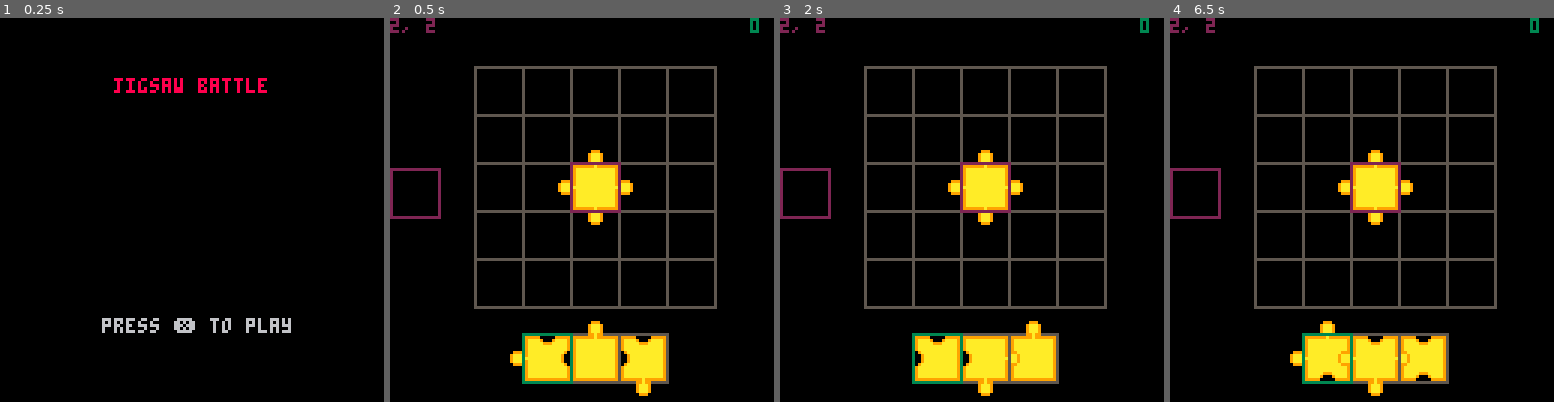
Above: before the commit, frames 1-4 (left to right).
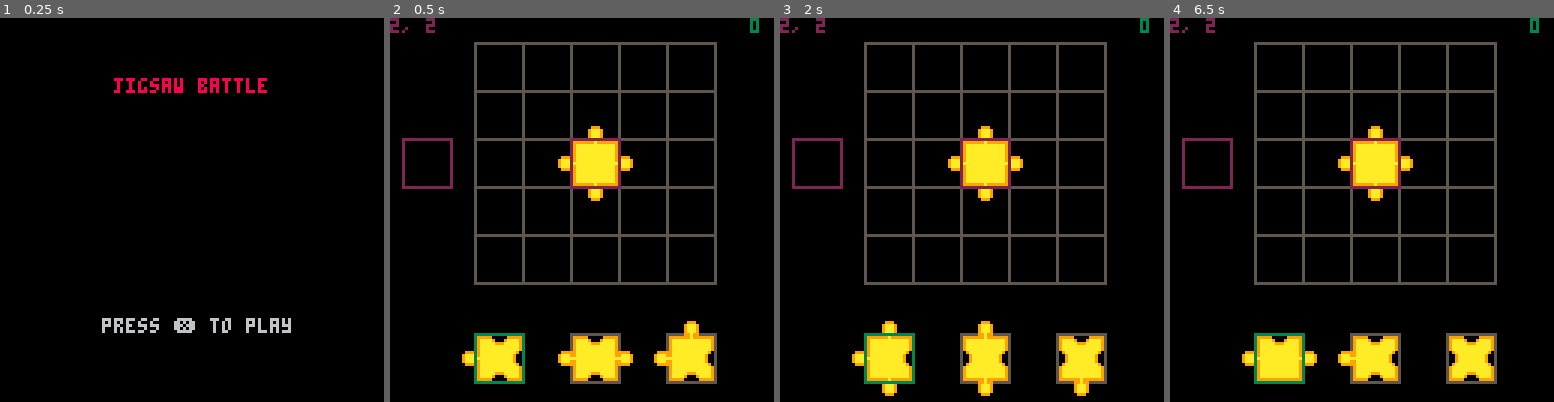
Above: after the commit, the same moments.

Repository: FelixEder/jigsaw-battle
Game: PICO-8 cartridge jigsaw-battle.p8
Same seed, same stepped clock (60 frames per second), same inputs: the game is played once before the commit and once after it.
Inputs:
- Up to frame 1 (0.25 s): no input
- Up to frame 2 (0.5 s): tap X (X key) at 0.33 s
- Up to frame 3 (2 s): tap O (Z key) at 0.7, 1.7 s; tap X (X key) at 1.07, 1.85 s; hold Right from 1.6 s (still down)
- Up to frame 4 (6.5 s): release Right at 2.1 s; tap O (Z key) every 0.4 s from 2.1 to 6.1 s; hold Up 2.15-2.42 s; hold Right 2.47-3.03 s; tap X (X key) every 1.12 s from 2.97 to 6.32 s; hold Left 3.08-3.58 s; hold Down 3.63-3.97 s; hold Right 4.02-4.68 s; hold Up 4.73-5.03 s; hold Left 5.08-5.68 s; hold Down 5.73-6.03 s; hold Right from 6.08 s (still down)

Frame 1 is identical in both runs. In frame 2, 16% of the frame differs, in the area x 0-86%, y 6-99%; in frame 3, 16%; in frame 4, 15%.

Commit message:
UI stuff

Diff:
--- a/jigsaw-battle.p8
+++ b/jigsaw-battle.p8
@@ -32,13 +32,24 @@
 -- 0 = straight
 -- 1 = knob
 function create_random_jigsaw()
-	--todo balance the randomness
 	return {
-		top = flr(rnd(3)) - 1,
-		left = flr(rnd(3)) - 1,
-		right = flr(rnd(3)) - 1,
-		bottom = flr(rnd(3)) - 1,
-		}
+		top = weighted_random_jigsaw(),
+		left = weighted_random_jigsaw(),
+		right = weighted_random_jigsaw(),
+		bottom = weighted_random_jigsaw(),
+	}
+end
+
+
+function weighted_random_jigsaw()
+    local r = rnd(27) -- 0 <= r < 10
+    if r < 13 then
+        return -1
+    elseif r < 26 then
+        return 1
+    else
+        return 0 -- 1/27 chance of straight
+    end
 end
 
 function create_start_piece()
@@ -53,8 +64,8 @@
 --exact true for giving exact pixel coordinates, false or omitted for placing with grid coordinates
 function render_jigsaw_at(jigsaw, x, y, exact)
 			exact = exact or false
-			local sx = ox + x*cell_size
-			local sy = oy + y*cell_size
+			local sx = grid_x_start + x*cell_size
+			local sy = grid_y_start + y*cell_size
 			if (exact) then
 				sx = x
 				sy = y
@@ -106,8 +117,8 @@
 grid_heigth = 4
 
 cell_size = 16
-ox = 28
-oy = 16
+grid_x_start = 28
+grid_y_start = 8
 
 function create_grid()
 	for y=0,grid_heigth do
@@ -122,8 +133,8 @@
 function draw_grid()
 	for y=0,grid_heigth do
 		for x=0,grid_width do
-			local sx = ox + x*cell_size
-			local sy = oy + y*cell_size
+			local sx = grid_x_start + x*cell_size
+			local sy = grid_y_start + y*cell_size
 			rect(sx, sy, sx+cell_size, sy+cell_size, 5)
 
 			if (grid[y][x] != nil) then
@@ -211,11 +222,10 @@
 -->8
 --scene_game
 function game_init()
-		--todo set all game state
+  --set all game state
   create_grid()
   create_row()
-  row_now_jigsaws()
-  --todo set p1 selection row
+  create_new_jigsaws()
   next_piece = nil
   grid_cursor = {
     x = 2,
@@ -268,7 +278,7 @@
 	if btnp(❎, 1) then
 		if (not next_piece) then
 			next_piece = selection_row[selection_cursor]
-			row_now_jigsaws()
+			create_new_jigsaws()
 			sfx(1, 0, 0)
 		else
 			sfx(2, 0, 0)
@@ -281,8 +291,8 @@
 	draw_next_piece()
 	draw_grid()
 	draw_row()
-	rect(28 + grid_cursor.x * 16, 16 + grid_cursor.y * 16, 44 + grid_cursor.x * 16, 32 + grid_cursor.y * 16, 2)
-	rect(44 + selection_cursor * 16, 105, 60 + selection_cursor * 16, 121, 3)
+	rect(grid_x_start + grid_cursor.x * 16, grid_y_start + grid_cursor.y * 16, grid_x_start + grid_cursor.x * 16 + 16, grid_y_start + grid_cursor.y * 16 + 16, 2)
+	rect(row_x_start + selection_cursor * 16 + selection_cursor * row_x_padding, row_y_start, row_x_start + selection_cursor * 16  + selection_cursor * row_x_padding + 16, row_y_start + 16, 3)
 
 	print(tostring(grid_cursor.x) .. ", " ..  tostring(grid_cursor.y), 0, 0, 2)
 	print(tostring(selection_cursor), 120, 0, 3)
@@ -316,6 +326,9 @@
 row_w = 3
 
 selection_row = {}
+row_x_padding = 16
+row_x_start = 28
+row_y_start = 105
 
 function create_row()
 	for x=0,row_w-1 do
@@ -325,19 +338,16 @@
 
 function draw_row()
 	for x=0,row_w-1 do
-		local sx = 44 + x*cell_size
-		local sy = 105
+		local sx = row_x_start + x*cell_size + x*row_x_padding
+		local sy = row_y_start
 		rect(sx, sy, sx + cell_size,sy+cell_size,5)
-		render_jigsaw_at(selection_row[x], 44 + x*cell_size, 105, true)
-	end
-end
-
-function row_now_jigsaws()
+		render_jigsaw_at(selection_row[x], row_x_start + x*cell_size + x*row_x_padding, row_y_start, true)
+	end
+end
+
+function create_new_jigsaws()
 	for x=0,row_w-1 do
-		local sx = 44 + x*cell_size
-		local sy = 105
-		local jigsaw = create_random_jigsaw()
-		selection_row[x] = jigsaw
+		selection_row[x] = create_random_jigsaw()
 	end
 end
 
@@ -346,8 +356,8 @@
 -->8
 --next piece hud
 function draw_next_piece()
-	local x = 0
-	local y = 50
+	local x = 4
+	local y = grid_y_start + 32
 	rect(x, y, x + 16, y + 16, 2)
 	if (next_piece) then
 		render_jigsaw_at(next_piece, x, y, true)
